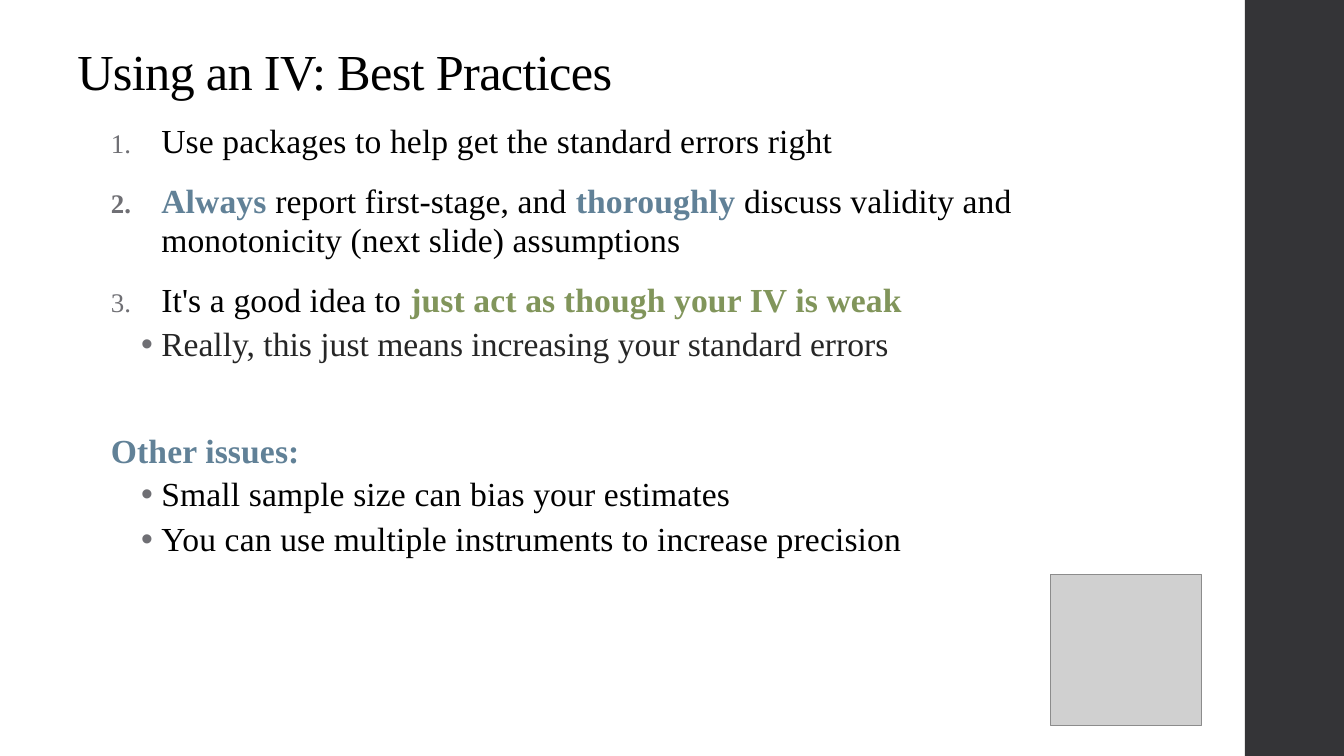
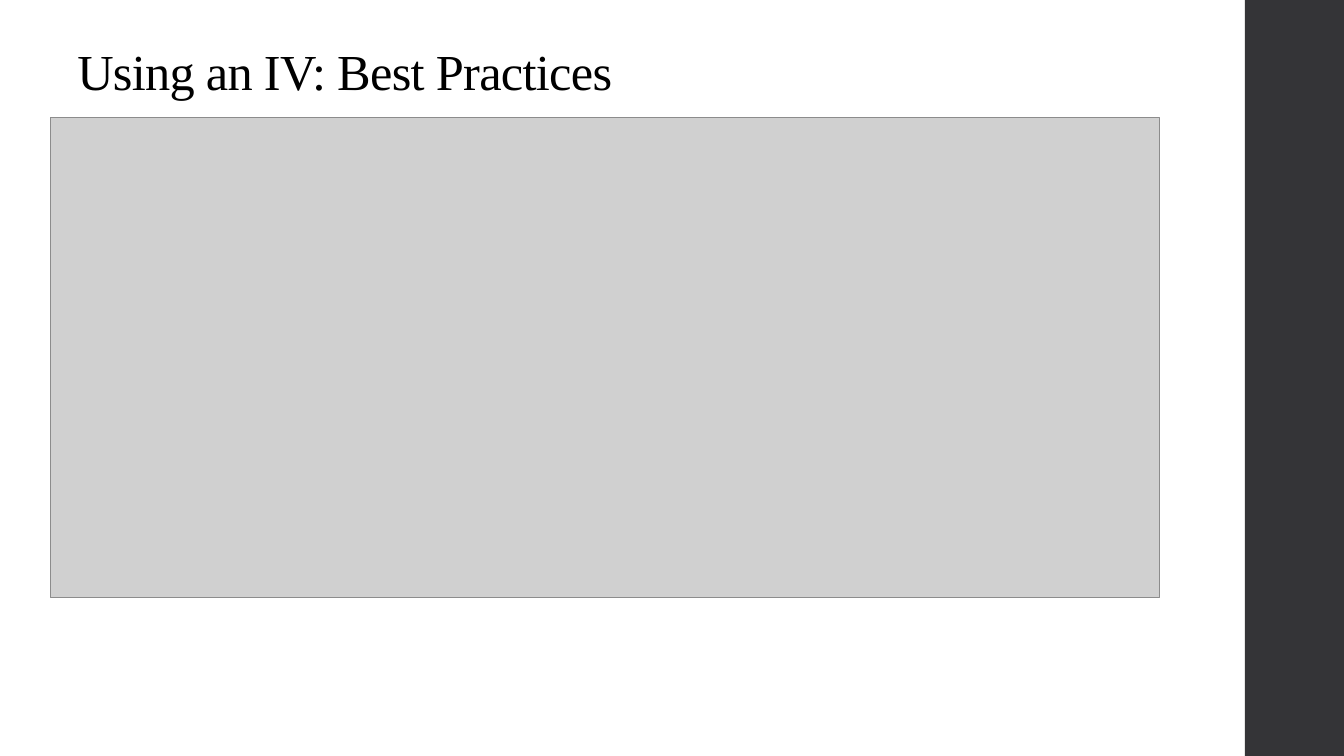
Before and after one commit to qiufei/fork-HAD5744, a slide deck: slide 53 of Lecture06_IV/Lecture6_IVEstimation_2022F.pptx (slide 48 before the commit). Drawn at 1344x756 pixels with LibreOffice and Linux fonts; fonts in the diff are those of the drawing; grey boxes stand for pictures. Boxes give left, top, right and bottom in pixels: in the first picture for what was removed or moved away, otherwise in the second. Text is boxed around its words. In the diff, an @@ line names an element or a change of style, - is before the commit and + after.

```diff
--- a/Lecture06_IV/Lecture6_IVEstimation_2022F.pptx
+++ b/Lecture06_IV/Lecture6_IVEstimation_2022F.pptx
@@ picture added at [50,118,1159,598] @@
@@ text removed at [111,129,1012,558] @@
-1. Use packages to help get the standard errors right
-2. Always report first-stage, and thoroughly discuss validity and monotonicity (next slide) assumptions
-3. It's a good idea to just act as though your IV is weak
-  • Really, this just means increasing your standard errors
-Other issues:
-  • Small sample size can bias your estimates
-  • You can use multiple instruments to increase precision
@@ picture removed at [1051,575,1202,726] @@
```
Also in this commit, not shown: 2 other slides changed, 5 slides added, 2 other files.
